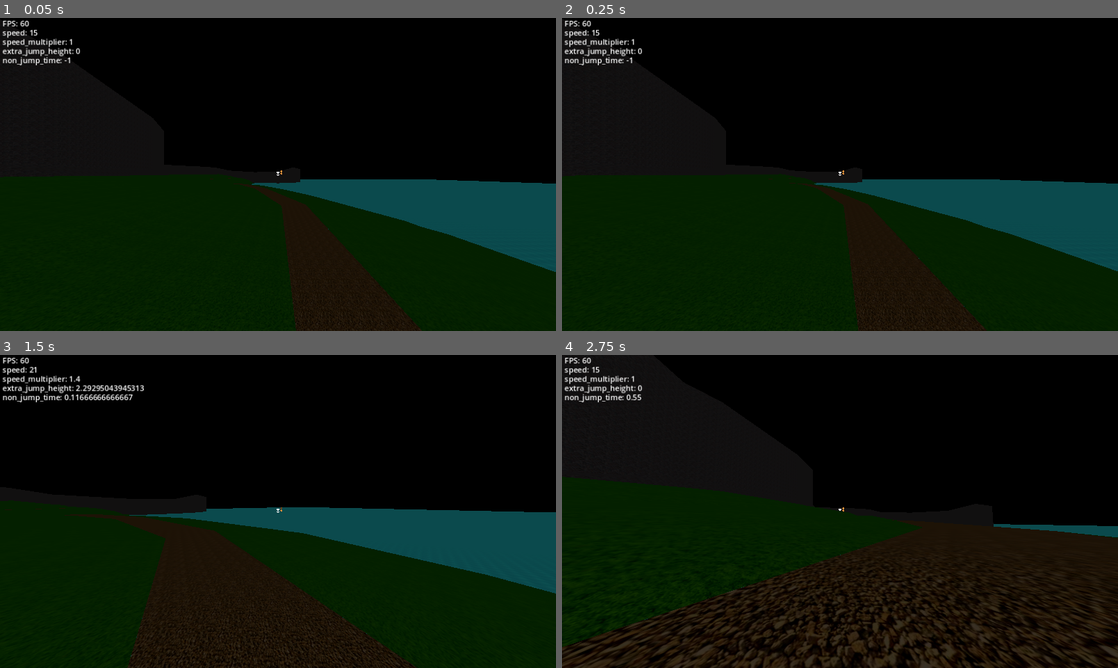
Above: before the commit, frames 1-4 (two rows, left to right).
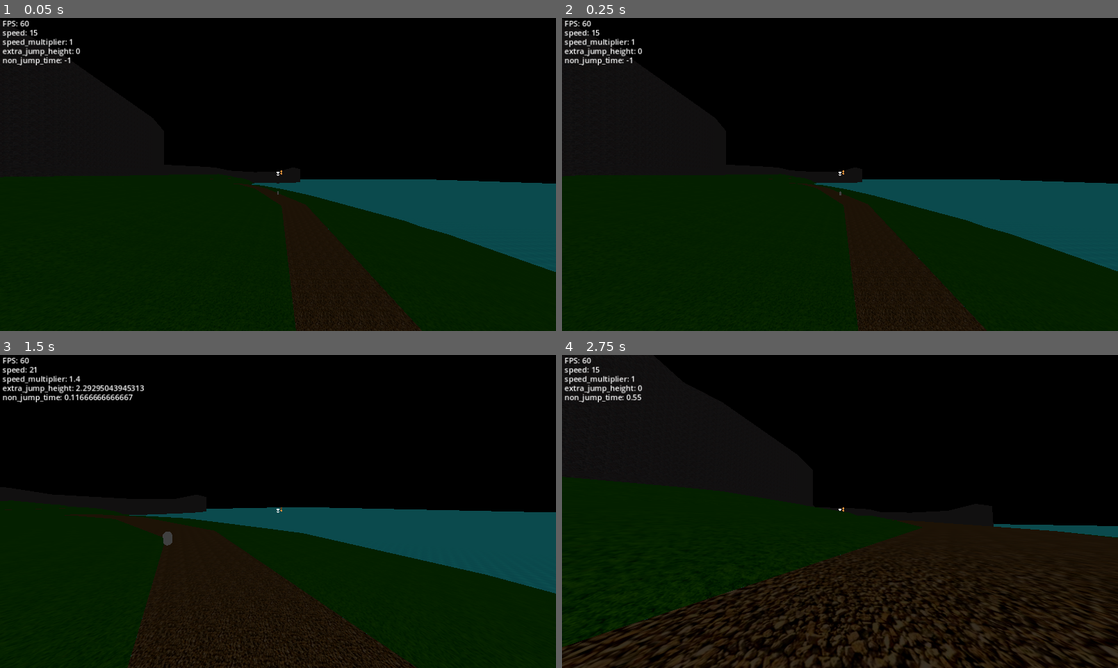
Above: after the commit, the same moments.

Repository: SebastianS-HTL/Magic-Potion-Project
Game: Godot game, scene res://node_3d.tscn
Two runs of this game, one before a commit and one after it. Both use one fixed random seed, a clock stepped at 60 frames per second and the inputs below.
Inputs (mouse positions are in pixels of both pictures, inside the frame that each line leads up to):
- Up to frame 1 (0.05 s): no input
- Up to frame 2 (0.25 s): no input
- Up to frame 3 (1.5 s): move the mouse to (272, 517) at 0.52 s; hold Ctrl (ctrl) 0.53-1.28 s; hold W (move_forward) from 0.53 s (still down); tap Space (jump) at 0.77 s; move the mouse to (316, 514) at 1.27 s; tap Shift (shift) at 1.35 s
- Up to frame 4 (2.75 s): keep holding W (move_forward); tap Space (jump) at 1.52 s; move the mouse to (795, 508) at 2.02 s; hold Ctrl (ctrl) from 2.03 s (still down)

The runs differ from the first frame. In frame 1, less than 0.1% of the frame differs, in the area x 49-51%, y 55-57%; in frame 2, less than 0.1%; in frame 3, less than 0.1%, in the area x 29-31%, y 56-61%; in frame 4, nothing differs.

Commit message:
make further changes to vsync problems and reorder nodes in "game"

Diff:
--- a/character_body_3d.tscn
+++ b/character_body_3d.tscn
@@ -57,7 +57,6 @@
 collision_layer = 2
 script = ExtResource("1_ij73u")
 show_debug_info = true
-VSync = true
 
 [node name="CollisionShape3D" type="CollisionShape3D" parent="."]
 transform = Transform3D(1, 0, 0, 0, 1, 0, 0, 0, 1, 0, 0.129902, 0)
--- a/node_3d.tscn
+++ b/node_3d.tscn
@@ -59,10 +59,6 @@
 compositor = SubResource("Compositor_l15ma")
 script = ExtResource("4_adyyc")
 
-[node name="runner" parent="." instance=ExtResource("5_pc7tg")]
-transform = Transform3D(-1, 0, -8.74228e-08, 0, 1, 0, 8.74228e-08, 0, -1, 0, -60, 0)
-visible = false
-
 [node name="deathborders" type="Area3D" parent="."]
 collision_layer = 8
 collision_mask = 2
@@ -71,4 +67,7 @@
 transform = Transform3D(1, 0, 0, 0, 1, 0, 0, 0, 1, -286.302, -114.972, 559.282)
 shape = SubResource("BoxShape3D_7csoy")
 
+[node name="runner" parent="." instance=ExtResource("5_pc7tg")]
+transform = Transform3D(-1, 0, -8.74228e-08, 0, 1, 0, 8.74228e-08, 0, -1, 0, -60, 0)
+
 [connection signal="body_shape_entered" from="deathborders" to="CharacterBody3D" method="_on_deathborders_body_shape_entered"]
